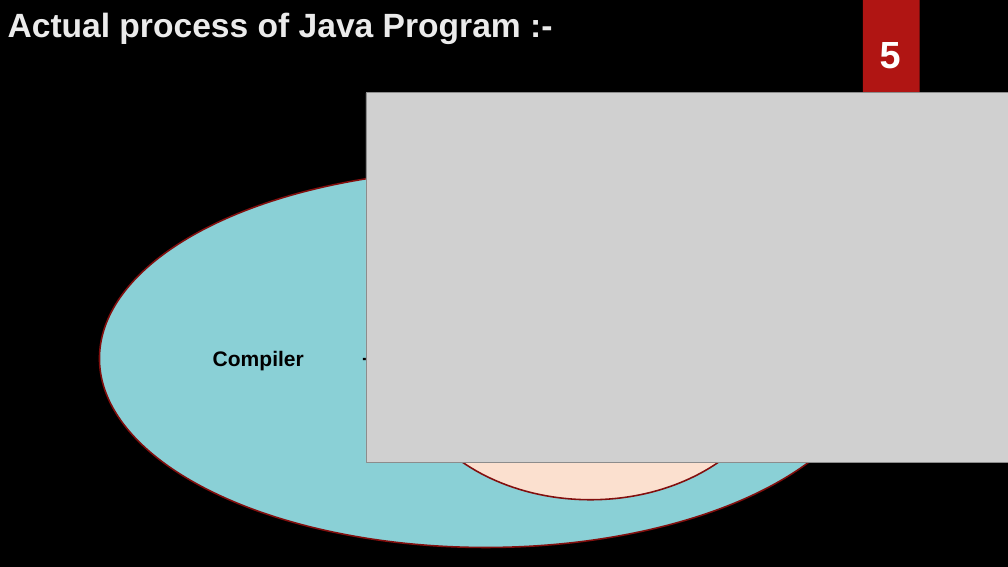
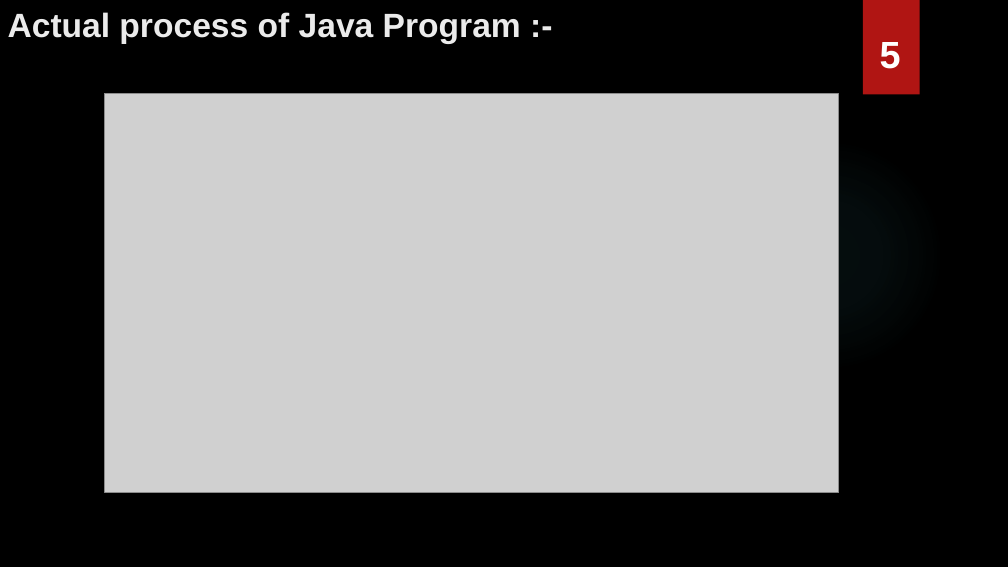
Before and after one commit to MeghaM-A/Java, a slide deck: slide 6 of Java.pptx. Drawn at 1008x567 pixels with LibreOffice and Linux fonts; fonts in the diff are those of the drawing; grey boxes stand for pictures; background and template pictures are left out. Boxes give left, top, right and bottom in pixels: in the first picture for what was removed or moved away, otherwise in the second. Text is boxed around its words. In the diff, an @@ line names an element or a change of style, - is before the commit and + after.

```diff
--- a/Java.pptx
+++ b/Java.pptx
@@ picture: place and size @@
-picture at [366, 93, 1008, 463]
+picture at [104, 94, 839, 492]
@@ ellipse added at [712, 138, 944, 371], fill gradient #50B9C1 @@
@@ ellipse removed at [100, 169, 873, 547] @@
@@ ellipse removed at [402, 217, 780, 500] @@
@@ ellipse removed at [485, 288, 696, 463] @@
@@ text removed at [213, 350, 304, 371] @@
-Compiler +
```
Also in this commit, not shown: 11 other slides changed, 8 slides added.
